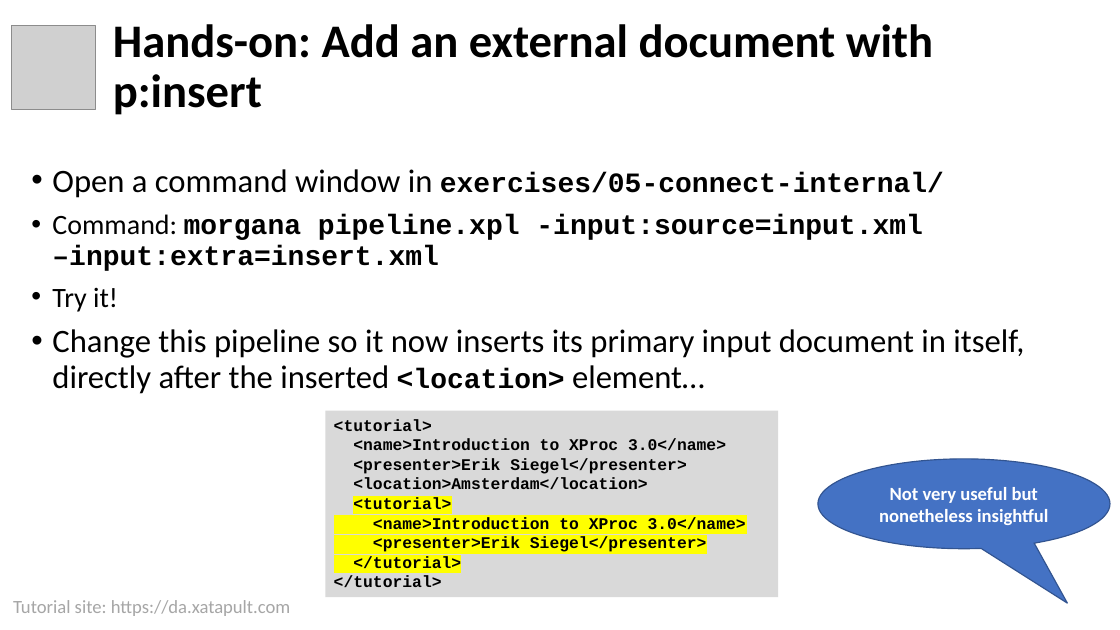
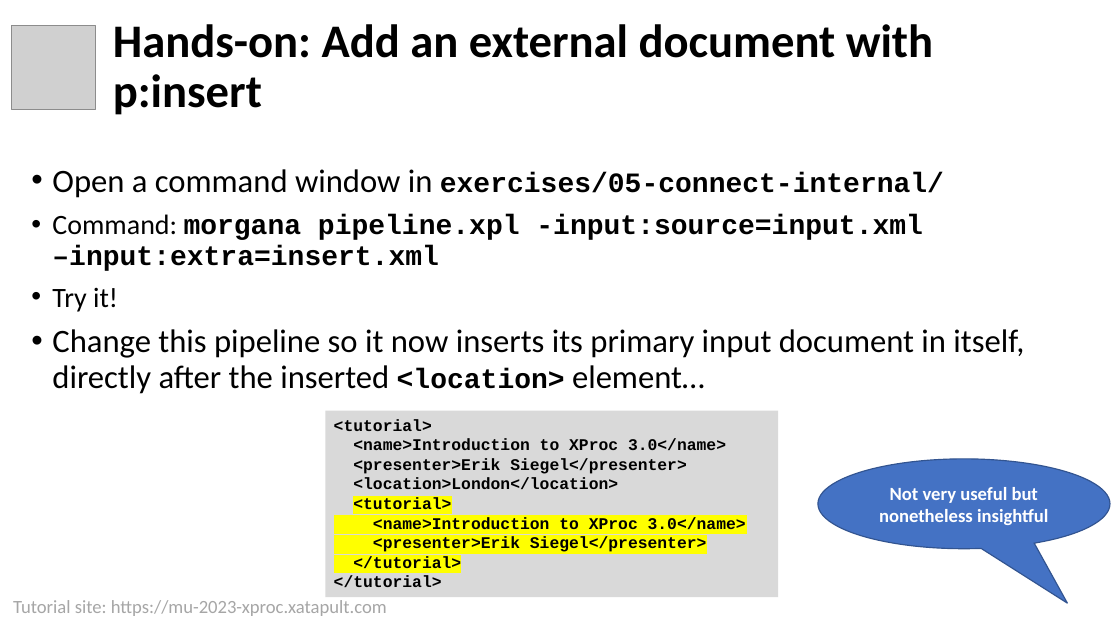
Before and after one commit to xatapult/mu-2023-xproc, a slide deck: slide 30 of presentation/Introduction to XProc 3.0.pptx. Drawn at 1120x630 pixels with LibreOffice and Linux fonts; fonts in the diff are those of the drawing; grey boxes stand for pictures; background and template pictures are left out. Boxes give left, top, right and bottom in pixels: in the first picture for what was removed or moved away, otherwise in the second. Text is boxed around its words. In the diff, an @@ line names an element or a change of style, - is before the commit and + after.

Commit message:
Updates for London

```diff
--- a/presentation/Introduction to XProc 3.0.pptx
+++ b/presentation/Introduction to XProc 3.0.pptx
@@ text in rectangle at (353, 477, 618, 489): text changed @@
-<location>Amsterdam</location>
+<location>London</location>
@@ text at (13, 600, 387, 616): text changed @@
-Tutorial site: https://da.xatapult.com
+Tutorial site: https://mu-2023-xproc.xatapult.com
```
Also in this commit, not shown: 69 other slides changed, 6 other files.
